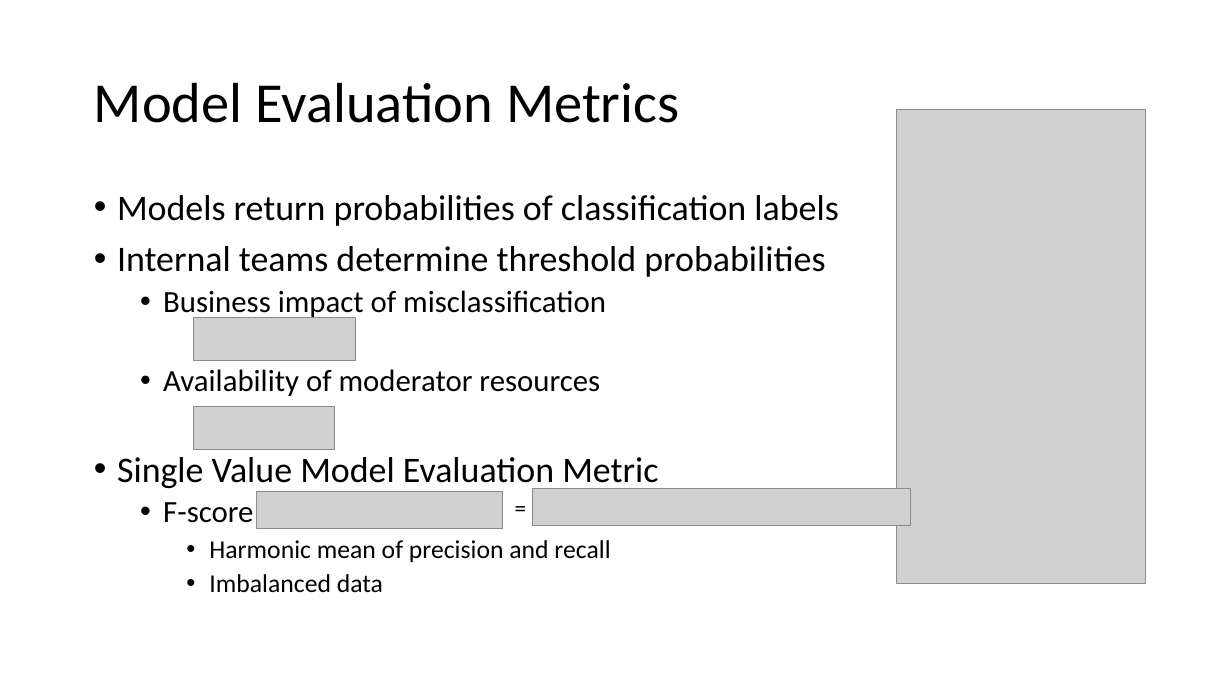
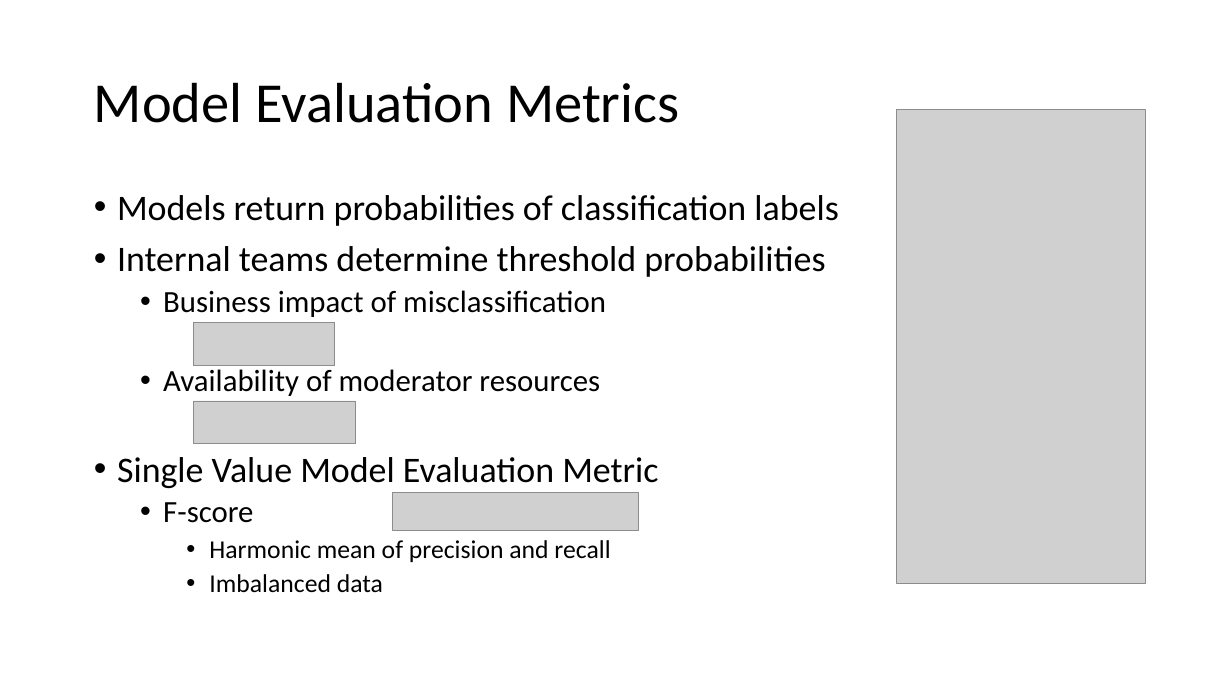
Before and after one commit to suncake759747/TextClassifier, a slide deck: slide 7 of Presentation.pptx. Drawn at 1232x693 pixels with LibreOffice and Linux fonts; fonts in the diff are those of the drawing; grey boxes stand for pictures. Boxes give left, top, right and bottom in pixels: in the first picture for what was removed or moved away, otherwise in the second. Text is boxed around its words. In the diff, an @@ line names an element or a change of style, - is before the commit and + after.

Commit message:
updated presentation

```diff
--- a/Presentation.pptx
+++ b/Presentation.pptx
@@ picture: place and size @@
-picture at (194,407,335,450)
+picture at (194,323,335,366)
@@ picture: place and size @@
-picture at (194,318,356,361)
+picture at (194,401,356,445)
@@ picture: place and size @@
-picture at (257,492,503,529)
+picture at (393,493,639,530)
@@ text removed at (506,489,536,526) @@
-=
@@ picture removed at (533,489,911,526) @@
```
Also in this commit, not shown: 1 other slide changed.
